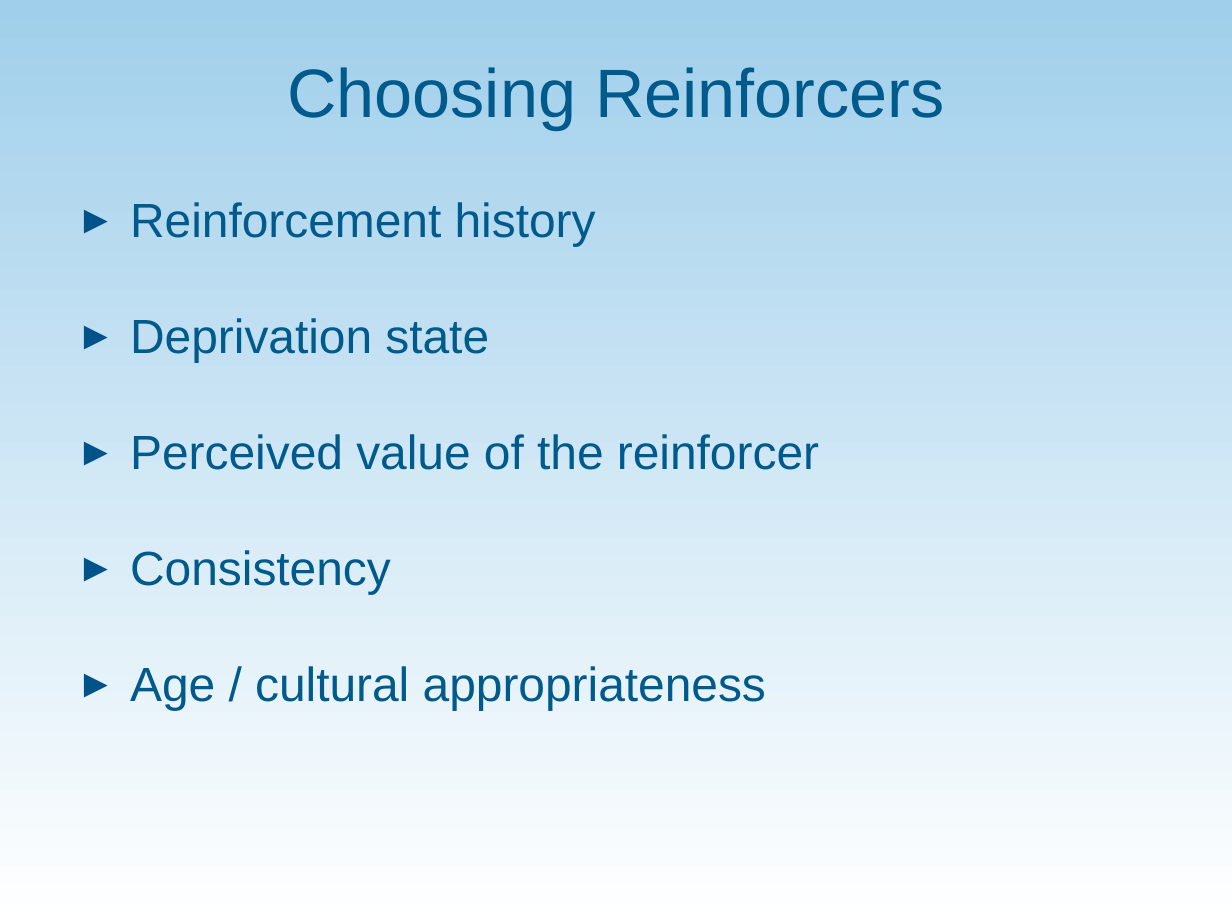
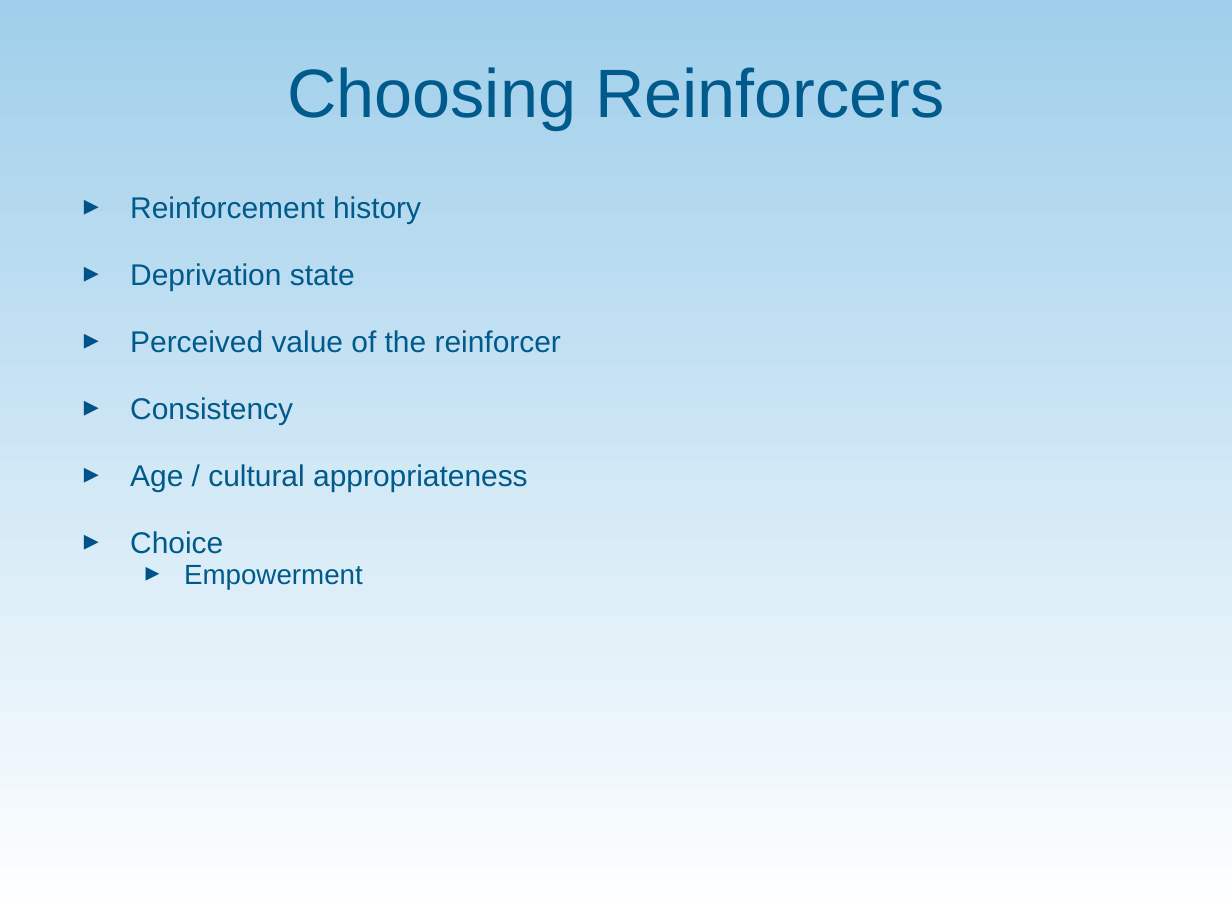
Before and after one commit to communityinclusion/vrsummit.org, a slide deck: slide 24 of assets/PP_Performance_Management_Behavioral_Perspective.ppt (slide 17 before the commit). Drawn at 1232x924 pixels with LibreOffice and Linux fonts; fonts in the diff are those of the drawing; background and template pictures are left out. Boxes give left, top, right and bottom in pixels: in the first picture for what was removed or moved away, otherwise in the second. Text is boxed around its words. In the diff, an @@ line names an element or a change of style, - is before the commit and + after.

```diff
--- a/assets/PP_Performance_Management_Behavioral_Perspective.ppt
+++ b/assets/PP_Performance_Management_Behavioral_Perspective.ppt
@@ text at bbox=[130, 196, 561, 491]: size 28 to 17.5 pt in "Reinforcement history", "Deprivation state", "Perceived value of the reinforcer", "Consistency" and 1 more places; line spacing 0.8 to 0.6 @@
@@ text at bbox=[130, 531, 363, 590]: paragraphs added @@
+▸ Choice
+  ▸ Empowerment
```
Also in this commit, not shown: 12 other slides changed, 7 slides added.
